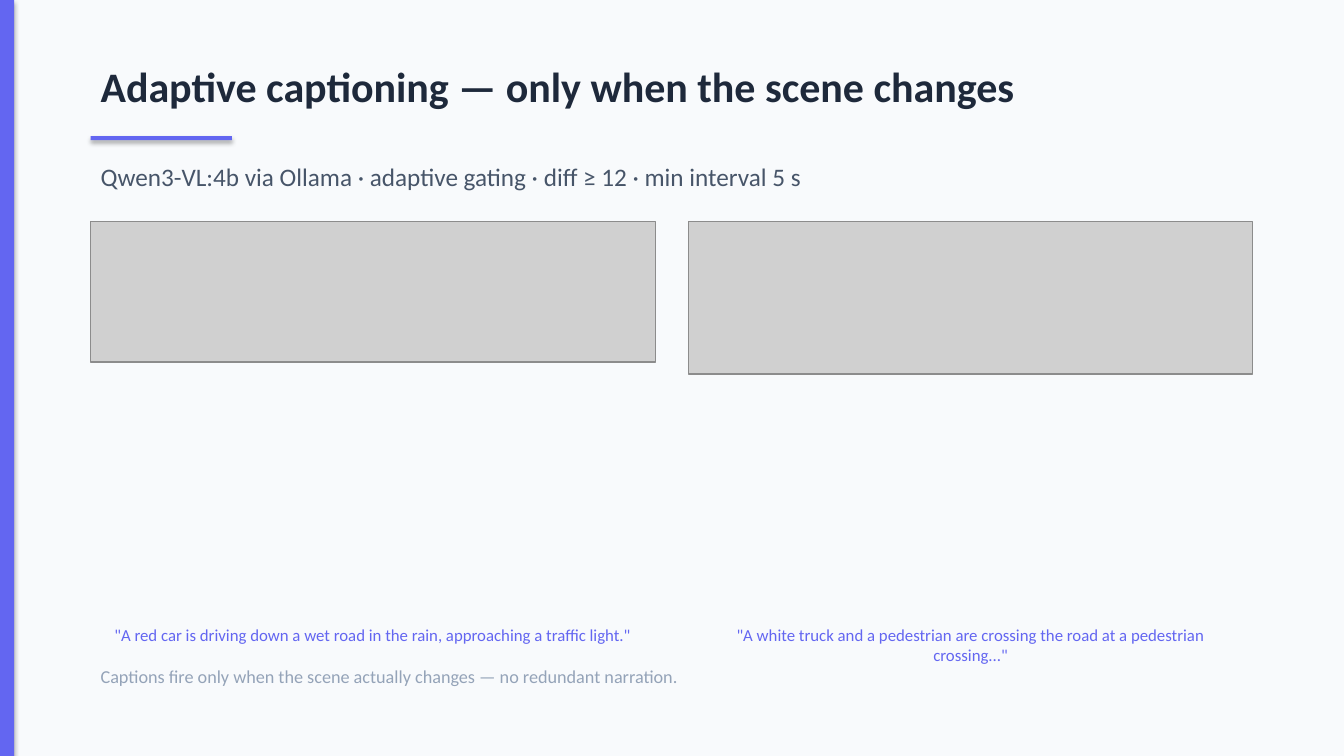
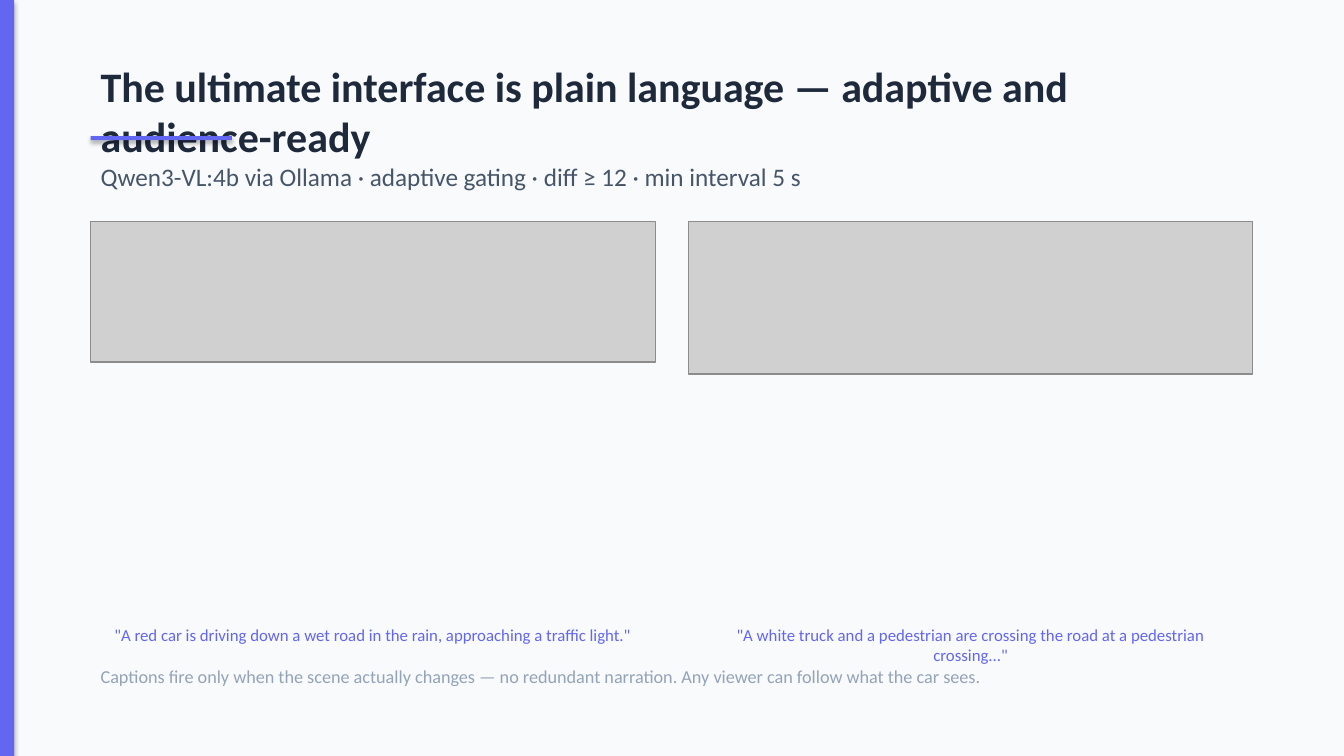
Before and after one commit to dydy2010/computer_vision_hslu_2026, a slide deck: slide 12 of Computer_Vision_Presentation.pptx (slide 13 before the commit). Drawn at 1344x756 pixels with LibreOffice and Linux fonts; fonts in the diff are those of the drawing; grey boxes stand for pictures. Boxes give left, top, right and bottom in pixels: in the first picture for what was removed or moved away, otherwise in the second. Text is boxed around its words. In the diff, an @@ line names an element or a change of style, - is before the commit and + after.

```diff
--- a/Computer_Vision_Presentation.pptx
+++ b/Computer_Vision_Presentation.pptx
@@ text at [101, 72, 1068, 159]: text changed @@
-Adaptive captioning — only when the scene changes
+The ultimate interface is plain language — adaptive and audience-ready
@@ text at [101, 670, 980, 686]: text changed @@
-Captions fire only when the scene actually changes — no redundant narration.
+Captions fire only when the scene actually changes — no redundant narration. Any viewer can follow what the car sees.
```
Also in this commit, not shown: 4 other slides changed, 1 slide added, 2 slides removed, 3 other files.
